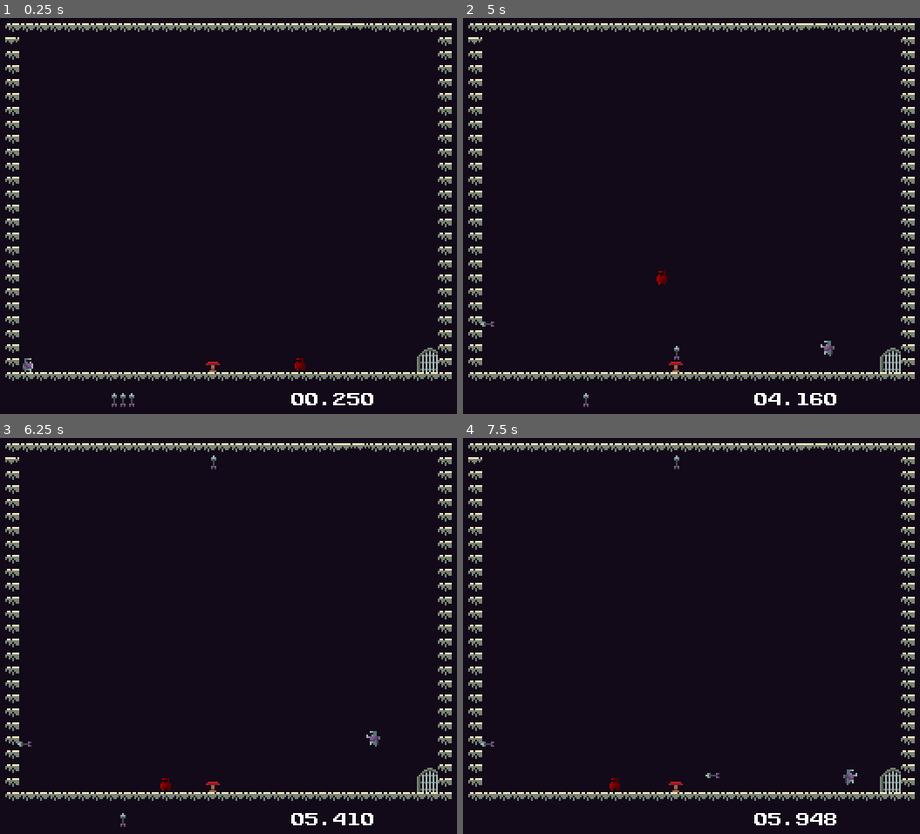
Above: before the commit, frames 1-4 (two rows, left to right).
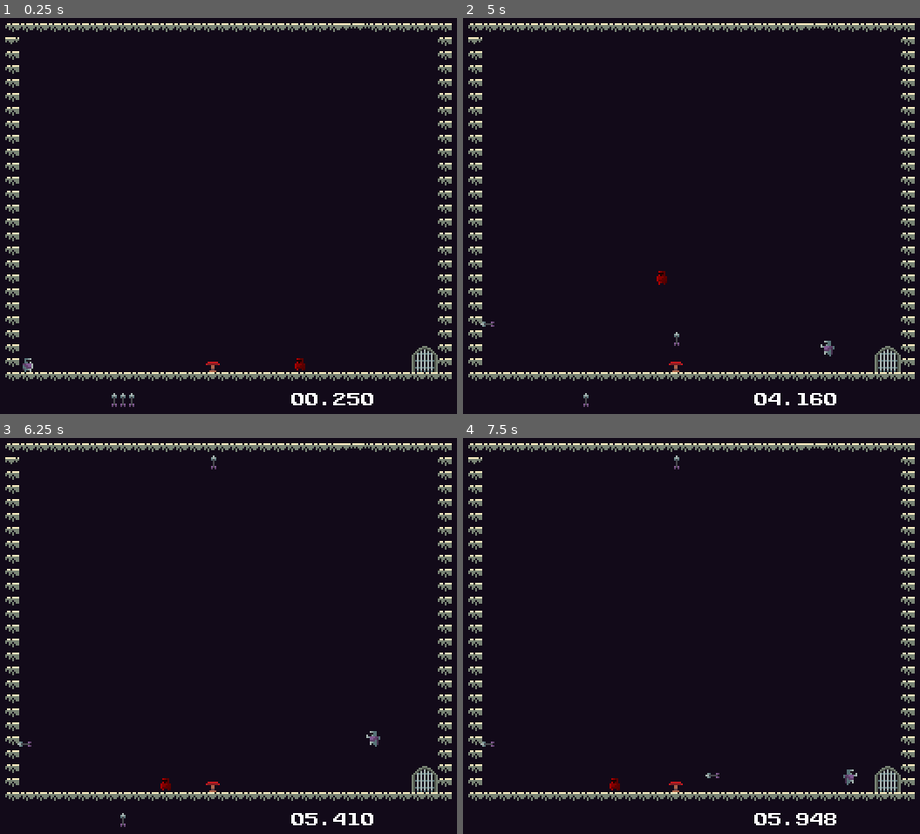
Above: after the commit, the same moments.

Repository: MadDevInc/Gladitta
Game: Godot game, scene res://ambiente_de_teste.tscn
Two runs of this game, one before a commit and one after it. Both use one fixed random seed, a clock stepped at 60 frames per second and the inputs below.
Inputs (mouse positions are in pixels of both pictures, inside the frame that each line leads up to):
- Up to frame 1 (0.25 s): no input
- Up to frame 2 (5 s): move the mouse to (814, 184) at 0.52 s; hold D (move_right) 0.53-2.03 s; click (814, 184) at 0.6 s; tap Space (jump) at 0.77, 1.52, 3.02, 3.77, 4.52 s; move the mouse to (581, 223) at 1.27 s; tap Shift (dash_trigger) at 1.35 s; move the mouse to (746, 113) at 2.02 s; hold A (move_left) 2.03-2.78 s; hold , (shoot) 2.03-2.78 s; move the mouse to (664, 287) at 2.77 s; hold D (move_right) 2.78-4.28 s; click (664, 287) at 2.85 s; move the mouse to (860, 267) at 3.52 s; hold Shift (dash_trigger) 3.53-4.28 s; tap Enter at 4.25 s; move the mouse to (522, 140) at 4.27 s; hold A (move_left) from 4.28 s (still down); tap , (shoot) at 4.35 s
- Up to frame 3 (6.25 s): move the mouse to (255, 624) at 5.02 s; release A (move_left) at 5.03 s; hold D (move_right) 5.03-5.78 s; click (255, 624) at 5.1 s; move the mouse to (146, 521) at 5.77 s; hold A (move_left) from 5.78 s (still down); tap Shift (dash_trigger) at 5.85 s; tap Space (jump) at 6.02 s
- Up to frame 4 (7.5 s): move the mouse to (814, 604) at 6.52 s; hold , (shoot) 6.53-7.28 s; tap Space (jump) at 6.77 s; move the mouse to (581, 643) at 7.27 s; release A (move_left) at 7.28 s; hold D (move_right) from 7.28 s (still down); click (581, 643) at 7.35 s

The runs differ from the first frame. In frame 1, 0.3% of the frame differs, in the area x 90-96%, y 82-90%; in frame 2, 0.4%, in the area x 46-96%, y 79-90%; in frame 3, 0.3%; in frame 4, 0.3%.

Commit message:
Changed Level Ending Sprites - Implemented Spring

Diff:
--- a/gladitta/Scenes/Characters/Player/Arrow/arrow.tscn
+++ b/gladitta/Scenes/Characters/Player/Arrow/arrow.tscn
@@ -9,7 +9,7 @@
 [sub_resource type="RectangleShape2D" id="RectangleShape2D_y8qi0"]
 size = Vector2(2, 2)
 
-[node name="Arrow" type="CharacterBody2D"]
+[node name="Arrow" type="CharacterBody2D" groups=["Arrow"]]
 script = ExtResource("1_u16h1")
 
 [node name="CollisionShape2D" type="CollisionShape2D" parent="."]
--- a/gladitta/Scenes/Gadgets/Spring/spring.gd
+++ b/gladitta/Scenes/Gadgets/Spring/spring.gd
@@ -2,15 +2,18 @@
 
 var arrow_scene = load("res://Scenes/Characters/Player/Arrow/arrow.tscn")
 
-@onready var direction = $Marker2D.global_position - self.global_position
+@onready var direction = ($Marker2D.global_position - self.global_position).normalized()
 
 func _on_body_entered(body: Node2D) -> void:
 	if body.is_in_group("Player") or body.is_in_group("Enemy"):
 		body.launch(-direction)
 	if body.is_in_group("Arrow"):
-		body.get_parent().queue_free()
+		if body.get_parent() is not CharacterBody2D:
+			body.queue_free()
+		else:
+			body.get_parent().queue_free()
 		var arrow_instance = arrow_scene.instantiate()
 		get_parent().get_node("Arrows").call_deferred("add_child", arrow_instance)
-		arrow_instance.global_position = self.global_position
+		arrow_instance.global_position = $Marker2D.global_position
 		arrow_instance.set_direction(direction)
 	$AnimatedSprite2D.play("expand")
--- a/gladitta/Scenes/Gadgets/Spring/spring.tscn
+++ b/gladitta/Scenes/Gadgets/Spring/spring.tscn
@@ -70,6 +70,6 @@
 frame_progress = 1.0
 
 [node name="Marker2D" type="Marker2D" parent="."]
-position = Vector2(0, -1)
+position = Vector2(0, -8)
 
 [connection signal="body_entered" from="." to="." method="_on_body_entered"]
--- a/gladitta/Scenes/Levels/LevelEnding/level_ending.gd
+++ b/gladitta/Scenes/Levels/LevelEnding/level_ending.gd
@@ -10,6 +10,7 @@
 
 func unlock():
 	locked = false
+	$AnimatedSprite2D.play("iron")
 
 func _on_body_entered(body: Node2D) -> void:
 	if body.is_in_group("Player"):
--- a/gladitta/Scenes/Levels/LevelEnding/level_ending.tscn
+++ b/gladitta/Scenes/Levels/LevelEnding/level_ending.tscn
@@ -3,9 +3,6 @@
 [ext_resource type="Script" path="res://Scenes/Levels/LevelEnding/level_ending.gd" id="1_sjvh3"]
 [ext_resource type="Texture2D" uid="uid://8voflvnukgsy" path="res://Scenes/Levels/LevelEnding/Textures/wood_door.png" id="2_pdbcs"]
 [ext_resource type="Texture2D" uid="uid://4nscwipsd6r0" path="res://Scenes/Levels/LevelEnding/Textures/iron_gate.png" id="2_yssim"]
-
-[sub_resource type="RectangleShape2D" id="RectangleShape2D_ac8fd"]
-size = Vector2(8, 12)
 
 [sub_resource type="AtlasTexture" id="AtlasTexture_l0lac"]
 atlas = ExtResource("2_yssim")
@@ -79,8 +76,8 @@
 "duration": 1.0,
 "texture": SubResource("AtlasTexture_rpqpl")
 }],
-"loop": true,
-"name": &"door",
+"loop": false,
+"name": &"iron",
 "speed": 12.0
 }, {
 "frames": [{
@@ -100,19 +97,23 @@
 "texture": SubResource("AtlasTexture_clk1l")
 }],
 "loop": false,
-"name": &"gate",
+"name": &"wood",
 "speed": 12.0
 }]
+
+[sub_resource type="RectangleShape2D" id="RectangleShape2D_ac8fd"]
+size = Vector2(7, 10)
 
 [node name="LevelEnding" type="Area2D"]
 script = ExtResource("1_sjvh3")
 
-[node name="CollisionShape2D" type="CollisionShape2D" parent="."]
-shape = SubResource("RectangleShape2D_ac8fd")
-
 [node name="AnimatedSprite2D" type="AnimatedSprite2D" parent="."]
 sprite_frames = SubResource("SpriteFrames_2id0o")
-animation = &"door"
+animation = &"iron"
+
+[node name="CollisionShape2D" type="CollisionShape2D" parent="."]
+position = Vector2(-0.5, 3)
+shape = SubResource("RectangleShape2D_ac8fd")
 
 [connection signal="body_entered" from="." to="." method="_on_body_entered"]
 [connection signal="body_exited" from="." to="." method="_on_body_exited"]
--- a/gladitta/ambiente_de_teste.tscn
+++ b/gladitta/ambiente_de_teste.tscn
@@ -10,6 +10,9 @@
 [node name="ArrowCounter" parent="CanvasLayer" index="1" node_paths=PackedStringArray("player") instance=ExtResource("2_sbtkr")]
 player = NodePath("../../Player")
 
+[node name="LevelEnding" parent="." index="1"]
+position = Vector2(273, 208)
+
 [node name="WorldTileMap" parent="." index="2"]
 tile_map_data = PackedByteArray("AAAEAAUAAAADAAQAAAAEAAYAAAADAAQAAAAEAAcAAAADAAQAAAAEAAgAAAADAAQAAAAEAAkAAAADAAQAAAAEAA …(1712 unchanged characters)…
 
Binary file changed: gladitta/Scenes/Levels/LevelEnding/Textures/iron_gate.png
Binary file changed: gladitta/Scenes/Levels/LevelEnding/Textures/wood_door.png
